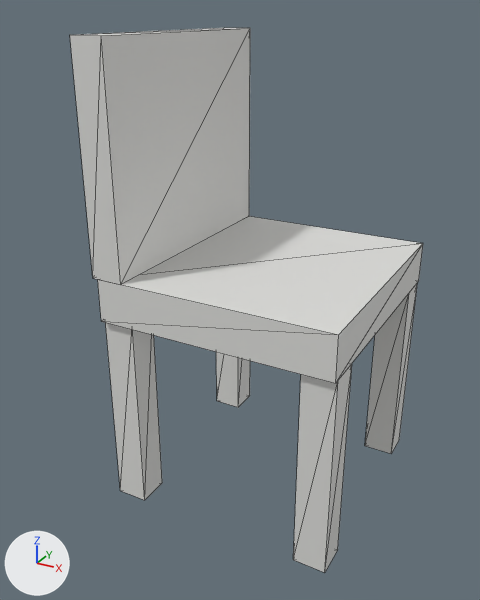
Before and after pictures for a commit that changed the glTF model Data/RideUK/Props/SM_Prop_cafe_chair_3_LOD1.glb.
The view is the same before and after, from a 50 mm lens placed at (0.506, -1.043, 0.887), pointed at (-0.048, -0.035, 0.383). Lighting does not change. The marker at lower left points along +X, +Y and +Z. The picture after the commit comes second. Mesh edges are drawn as thin lines. Vertices at exactly the same position are counted once.

In view in the first picture: 'SM_Prop_cafe_chair_3_LOD1'.
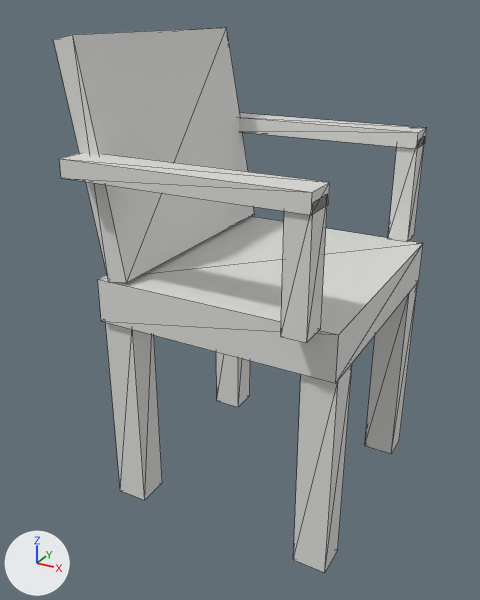
Edits to the bpy script that builds the scene:
```text
Change me_sm_prop_cafe_chair_3_lod1:
    used by ob_sm_prop_cafe_chair_3_lod1; location = (0.0, 0.0, 0.0)
    verts and faces of me_sm_prop_cafe_chair_3_lod1; kept vertices keep their numbers, new ones are numbered from 48
    before: 40 (-0.23, -0.23, 0.46) at pixel (92, 278), 41 (-0.23, 0.23, 0.46), 42 (-0.17, 0.23, 0.46) at pixel (249, 216), 43 (-0.17, -0.23, 0.46) at pixel (120, 284), 44 (-0.23, -0.23, 0.85) at pixel (69, 34)
    before: 45 (-0.17, -0.23, 0.85) at pixel (101, 35), 46 (-0.17, 0.23, 0.85) at pixel (250, 28), 47 (-0.23, 0.23, 0.85) at pixel (224, 27)
    remove me_sm_prop_cafe_chair_3_lod1.from_pydata(...)  # 48 vertices, 72 faces; spans x -0.23..0.22, y -0.23..0.23, z 0.0..0.85
    add me_sm_prop_cafe_chair_3_lod1.from_pydata(...)  # 80 vertices, 120 faces; spans x -0.264..0.22, y -0.28..0.28, z 0.0..0.851
    me_sm_prop_cafe_chair_3_lod1 part 1: a new loose piece, a box spanning x -0.23..0.19, y -0.28..-0.22, z 0.645..0.675, in mat_defaultmaterial
    me_sm_prop_cafe_chair_3_lod1 part 2: a new loose piece, a box spanning x 0.15..0.19, y -0.275..-0.225, z 0.46..0.66, in mat_defaultmaterial
    me_sm_prop_cafe_chair_3_lod1 part 3: a new loose piece, a box spanning x -0.23..0.19, y 0.22..0.28, z 0.645..0.675, in mat_defaultmaterial
    me_sm_prop_cafe_chair_3_lod1 part 4: a new loose piece, a box spanning x 0.15..0.19, y 0.225..0.275, z 0.46..0.66, in mat_defaultmaterial
    me_sm_prop_cafe_chair_3_lod1 part 5
    add verts[40] = (-0.196, -0.23, 0.459)  # moved, pixel (108, 282)
    add verts[41] = (-0.196, 0.23, 0.459)  # moved
    add verts[42] = (-0.156, 0.23, 0.466)  # moved, pixel (254, 214)
    add verts[43] = (-0.156, -0.23, 0.466)  # moved, pixel (126, 282)
    add verts[44] = (-0.264, -0.23, 0.844)  # moved, pixel (53, 39)
    add verts[47] = (-0.264, 0.23, 0.844)  # moved
    add verts[45] = (-0.224, -0.23, 0.851)  # moved, pixel (72, 34)
    add verts[46] = (-0.224, 0.23, 0.851)  # moved, pixel (226, 27)
```

Where the change shows, as pixel boxes (x1, y1, x2, y2) in the pictures (480 x 600 px; the box of a moved part takes in the faces that stretch with it):
'SM_Prop_cafe_chair_3_LOD1', reshaped: before (70, 28, 423, 572); after (53, 27, 427, 572)
part 1 of me_sm_prop_cafe_chair_3_lod1, added: after (59, 153, 330, 215)
part 2 of me_sm_prop_cafe_chair_3_lod1, added: after (281, 196, 328, 343)
part 3 of me_sm_prop_cafe_chair_3_lod1, added: after (238, 113, 427, 149)
part 4 of me_sm_prop_cafe_chair_3_lod1, added: after (388, 136, 425, 242)
part 5 of me_sm_prop_cafe_chair_3_lod1, moved or reshaped: before (93, 28, 250, 285); after (73, 27, 255, 283)
